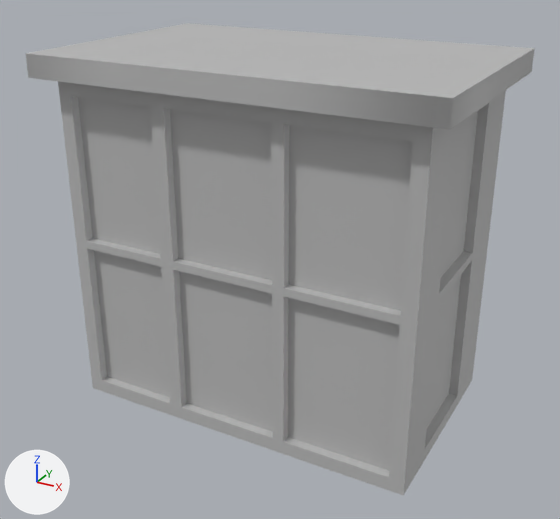
A saved change to the FBX model Assets/Meshes/Building_Medium_Side_003.fbx.
Before and after are seen from a 50 mm camera at (38.8, -19.8, 23.0) aimed at (0.1, 50.5, -12.1). The lights are fixed; the arrows at lower left show +X, +Y and +Z. Where no turn or scale is listed for an object, it has been applied to the vertices.

The first picture shows 'Building_Medium_Side_003'.
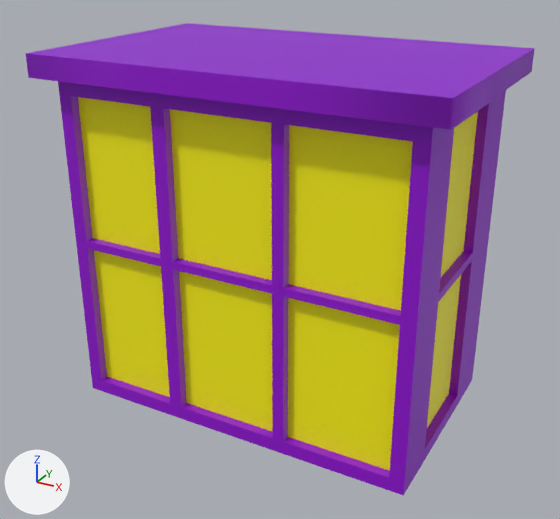
The newer file is also turned or shifted as a whole; pictures and numbers use the older file's frame.

Location of each change, [x1, y1, x2, y2] in pixels of the pictures (560 x 519 px):
part 1 of me_mesh, recoloured (grey to purple): [25, 23, 535, 496] in both
part 2 of me_mesh, recoloured (grey to yellow): [78, 97, 478, 471] in both

What changed in the scene script:
```text
Add mat_mainbuilding:
    mat_mainbuilding = principled_material('MainBuilding')
    mat_mainbuilding.base_color = (0.29, 0.0, 0.663)  # purple #9300d5
Add mat_windows:
    mat_windows = principled_material('Windows')
    mat_windows.base_color = (1.0, 0.929, 0.0)  # yellow #fff700
Change me_mesh:
    where me_mesh.from_pydata(...)  # 166 vertices, 180 faces; spans x -22.0..22.0, y -14.0..14.0, z -20.0..20.0
    used by ob_building_medium_side_003; location = (0.0, 51.8, -9.4)
    me_mesh part 1: 164 of the faces centred in x -22.0..22.0, y -14.0..14.0, z -20.0..20.0 switch from mat_lambert1 (grey #bcbcbc) to mat_mainbuilding (purple #9300d5)
    me_mesh part 2: all 16 faces centred in x -19.0..19.0, y -11.0..11.0, z -9.8..7.7 switch from mat_lambert1 (grey #bcbcbc) to mat_windows (yellow #fff700)
```
